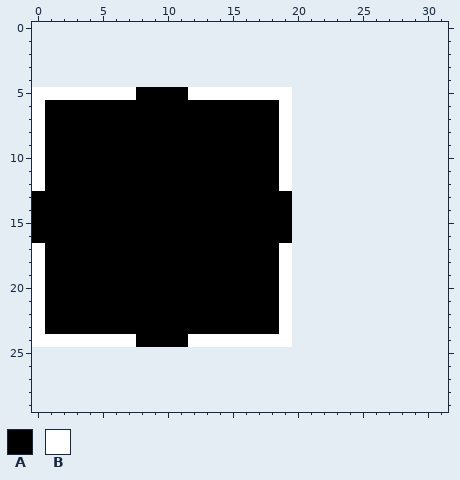
Pixel-art sprite -- res/map_01.png. Above, as it was before the edit.
The file is 20x20 pixels. The old version is drawn lined up with the new one, on the new canvas.
Palette (. is transparent): A #000000  B #ffffff
Pixels before, first column x 0:
 5 BBBBBBBBAAAABBBBBBBB
 6 BAAAAAAAAAAAAAAAAAAB
 7 BAAAAAAAAAAAAAAAAAAB
 8 BAAAAAAAAAAAAAAAAAAB
 9 BAAAAAAAAAAAAAAAAAAB
10 BAAAAAAAAAAAAAAAAAAB
11 BAAAAAAAAAAAAAAAAAAB
12 BAAAAAAAAAAAAAAAAAAB
13 AAAAAAAAAAAAAAAAAAAA
14 AAAAAAAAAAAAAAAAAAAA
15 AAAAAAAAAAAAAAAAAAAA
16 AAAAAAAAAAAAAAAAAAAA
17 BAAAAAAAAAAAAAAAAAAB
18 BAAAAAAAAAAAAAAAAAAB
19 BAAAAAAAAAAAAAAAAAAB
20 BAAAAAAAAAAAAAAAAAAB
21 BAAAAAAAAAAAAAAAAAAB
22 BAAAAAAAAAAAAAAAAAAB
23 BAAAAAAAAAAAAAAAAAAB
24 BBBBBBBBAAAABBBBBBBB
New version:
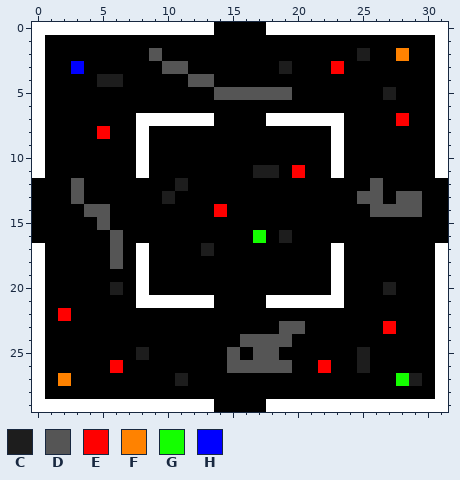
Colours new in this view: C #1d1d1d  D #555555  E #ff0000  F #ff8200  G #14ff00  H #0000ff
Changes in this commit:
{"change": "canvas 20x20 -> 32x30, the old top-left corner now at 0,5"}
{"y":0,"x":0,"old":"................................","new":"BBBBBBBBBBBBBBAAAABBBBBBBBBBBBBB"}
{"y":1,"x":0,"old":"................................","new":"BAAAAAAAAAAAAAAAAAAAAAAAAAAAAAAB"}
{"y":2,"x":0,"old":"................................","new":"BAAAAAAAADAAAAAAAAAAAAAAACAAFAAB"}
{"y":3,"x":0,"old":"................................","new":"BAAHAAAAAADDAAAAAAACAAAEAAAAAAAB"}
{"y":4,"x":0,"old":"................................","new":"BAAAACCAAAAADDAAAAAAAAAAAAAAAAAB"}
{"y":5,"x":1,"old":"BBBBBBB","new":"AAAAAAA"}
{"y":5,"x":12,"old":"BBBBBBBB............","new":"AADDDDDDAAAAAAACAAAB"}
{"y":6,"x":19,"old":"B............","new":"AAAAAAAAAAAAB"}
{"y":7,"x":8,"old":"AAAAAA","new":"BBBBBB"}
{"y":7,"x":18,"old":"A","new":"B"}
{"y":7,"x":20,"old":"............","new":"BBBBAAAAEAAB"}
{"y":8,"x":5,"old":"A","new":"E"}
{"y":8,"x":8,"old":"A","new":"B"}
{"y":8,"x":19,"old":"B............","new":"AAAABAAAAAAAB"}
{"y":9,"x":8,"old":"A","new":"B"}
{"y":9,"x":19,"old":"B............","new":"AAAABAAAAAAAB"}
{"y":10,"x":8,"old":"A","new":"B"}
{"y":10,"x":19,"old":"B............","new":"AAAABAAAAAAAB"}
{"y":11,"x":8,"old":"A","new":"B"}
{"y":11,"x":17,"old":"AAB............","new":"CCAEAABAAAAAAAB"}
{"y":12,"x":0,"old":"B","new":"A"}
{"y":12,"x":3,"old":"A","new":"D"}
{"y":12,"x":11,"old":"A","new":"C"}
{"y":12,"x":19,"old":"B............","new":"AAAAAAADAAAAA"}
{"y":13,"x":3,"old":"A","new":"D"}
{"y":13,"x":10,"old":"A","new":"C"}
{"y":13,"x":20,"old":"............","new":"AAAAADDADDAA"}
{"y":14,"x":4,"old":"AA","new":"DD"}
{"y":14,"x":14,"old":"A","new":"E"}
{"y":14,"x":20,"old":"............","new":"AAAAAADDDDAA"}
{"y":15,"x":5,"old":"A","new":"D"}
{"y":15,"x":20,"old":"............","new":"AAAAAAAAAAAA"}
{"y":16,"x":6,"old":"A","new":"D"}
{"y":16,"x":17,"old":"A","new":"G"}
{"y":16,"x":19,"old":"A............","new":"CAAAAAAAAAAAA"}
{"y":17,"x":6,"old":"A","new":"D"}
{"y":17,"x":8,"old":"A","new":"B"}
{"y":17,"x":13,"old":"A","new":"C"}
{"y":17,"x":19,"old":"B............","new":"AAAABAAAAAAAB"}
{"y":18,"x":6,"old":"A","new":"D"}
{"y":18,"x":8,"old":"A","new":"B"}
{"y":18,"x":19,"old":"B............","new":"AAAABAAAAAAAB"}
{"y":19,"x":8,"old":"A","new":"B"}
{"y":19,"x":19,"old":"B............","new":"AAAABAAAAAAAB"}
{"y":20,"x":6,"old":"A","new":"C"}
{"y":20,"x":8,"old":"A","new":"B"}
{"y":20,"x":19,"old":"B............","new":"AAAABAAACAAAB"}
{"y":21,"x":8,"old":"AAAAAA","new":"BBBBBB"}
{"y":21,"x":18,"old":"A","new":"B"}
{"y":21,"x":20,"old":"............","new":"BBBBAAAAAAAB"}
{"y":22,"x":2,"old":"A","new":"E"}
{"y":22,"x":19,"old":"B............","new":"AAAAAAAAAAAAB"}
{"y":23,"x":19,"old":"B............","new":"DDAAAAAAEAAAB"}
{"y":24,"x":1,"old":"BBBBBBB","new":"AAAAAAA"}
{"y":24,"x":12,"old":"BBBBBBBB............","new":"AAAADDDDAAAAAAAAAAAB"}
{"y":25,"x":0,"old":"................................","new":"BAAAAAAACAAAAAADADDAAAAAACAAAAAB"}
{"y":26,"x":0,"old":"................................","new":"BAAAAAEAAAAAAAADDDDDAAEAACAAAAAB"}
{"y":27,"x":0,"old":"................................","new":"BAFAAAAAAAACAAAAAAAAAAAAAAAAGCAB"}
{"y":28,"x":0,"old":"................................","new":"BAAAAAAAAAAAAAAAAAAAAAAAAAAAAAAB"}
{"y":29,"x":0,"old":"................................","new":"BBBBBBBBBBBBBBAAAABBBBBBBBBBBBBB"}
{"label":"changed","picture_box":[32,22,448,412]}
